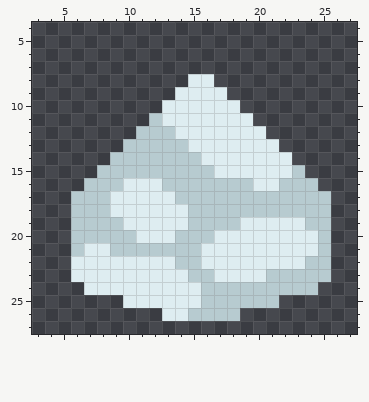
Two versions of one pixel-art sprite, sprites/items/sublimate.png. Above is the file before it was changed.
The file is 32x32 pixels. Shown: x 3..27, y 4..27.
The same view after the edit:
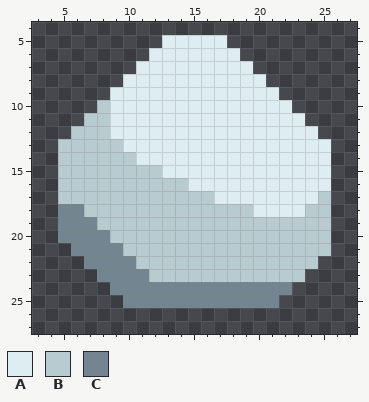
Palette (. is transparent): A #deedf1  B #b7cbd0  C #728590
Difference:
Changed rows in their new state; - is an unchanged pixel.
first column x 5:
 5 --------AAAAA--------
 6 -------AAAAAAA-------
 7 ------AAAAAAAAA------
 8 -----AAAAA--AAAA-----
 9 ----AAAAA----AAAA----
10 ---BAAAA------AAAA---
11 --BBAAAA-------AAAA--
12 -BBBAAAAA-------AAAA-
13 BBBBBAAAAA-------AAAA
14 BBBB--AAAAA-------AAA
15 BBB-----AAAA------AAA
16 BB---BBB--AAAAA--AAAA
17 B---BBBBB---AAAAAAAA-
18 CC--BBBBBB-----AAAA--
19 CCC--BBBBB----BBBBB--
20 CCCC--BBB---BBBBBBBB-
21 -CCCC------BBBBBBBBB-
22 -.CCCCBBB--BBBBBBBB-.
23 -..CCCCBBB--BBBB---..
24 --..CCCCCCCCCCCCCC..-
25 -----CCCCCCCCCCCC----
26 --------......-------
Pixel boxes of the changes (left, top, right, bottom) in both pictures:
changed: (58, 35, 331, 321)
